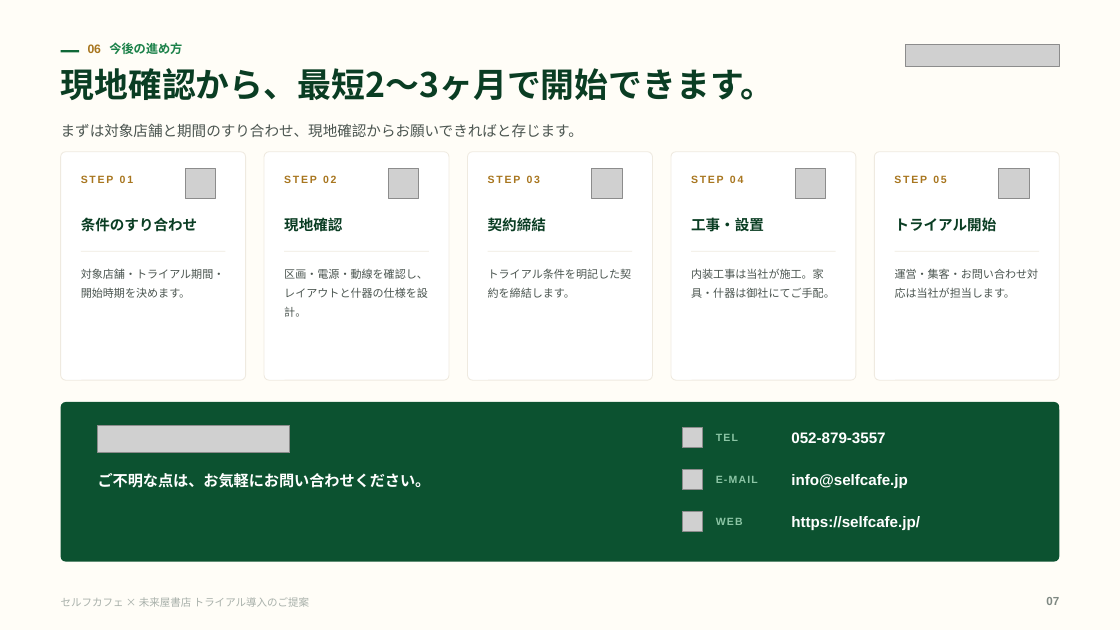
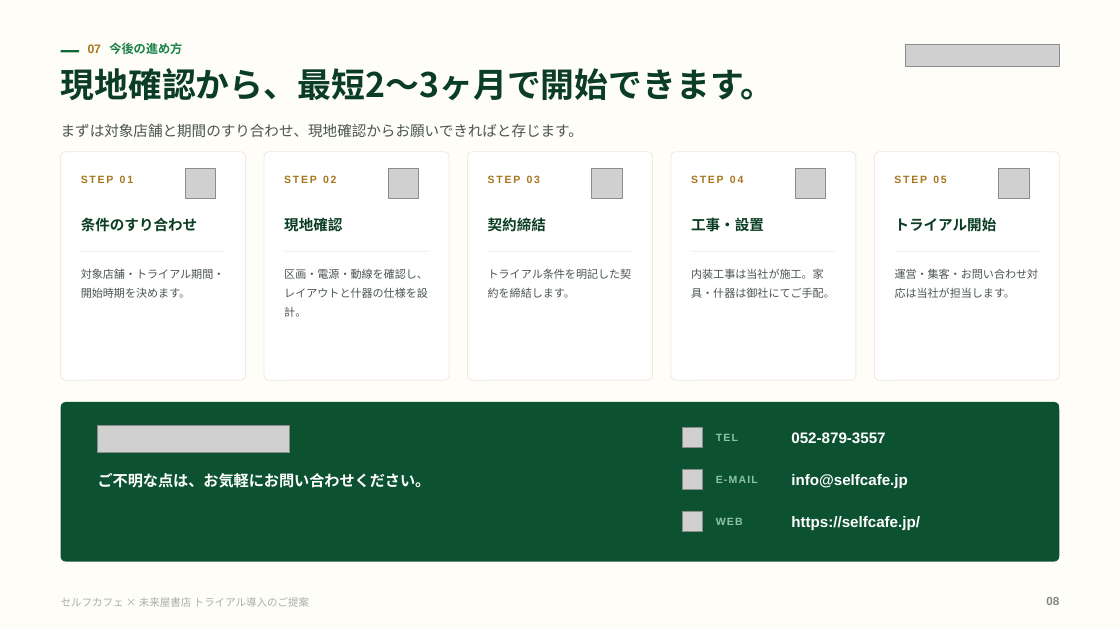
Before and after one commit to a5408071-cmd/suzuki-ceo, a slide deck: slide 8 of selfcafe-miraiya-trial-deck/selfcafe-miraiya-trial-deck.pptx (slide 7 before the commit). Drawn at 1120x630 pixels with LibreOffice and Linux fonts; fonts in the diff are those of the drawing; grey boxes stand for pictures. Boxes give left, top, right and bottom in pixels: in the first picture for what was removed or moved away, otherwise in the second. Text is boxed around its words. In the diff, an @@ line names an element or a change of style, - is before the commit and + after.

```diff
--- a/selfcafe-miraiya-trial-deck/selfcafe-miraiya-trial-deck.pptx
+++ b/selfcafe-miraiya-trial-deck/selfcafe-miraiya-trial-deck.pptx
@@ text at bbox=[88, 42, 182, 54]: text changed @@
-06 今後の進め方
+07 今後の進め方
@@ text at bbox=[1046, 597, 1059, 605]: text changed @@
-07
+08
```
Also in this commit, not shown: 5 other slides changed, 2 slides added, 1 slide removed, 3 other files.
